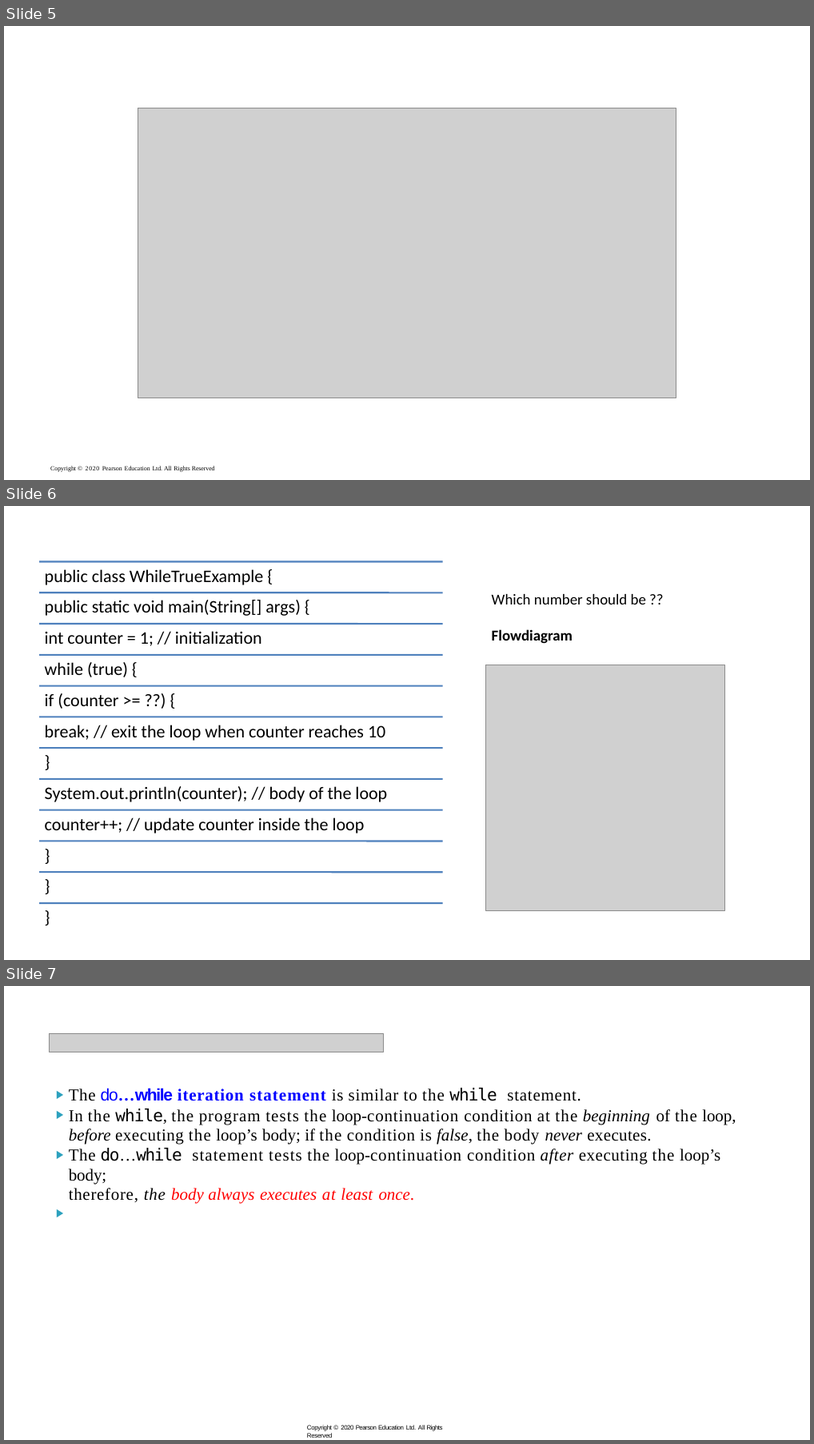
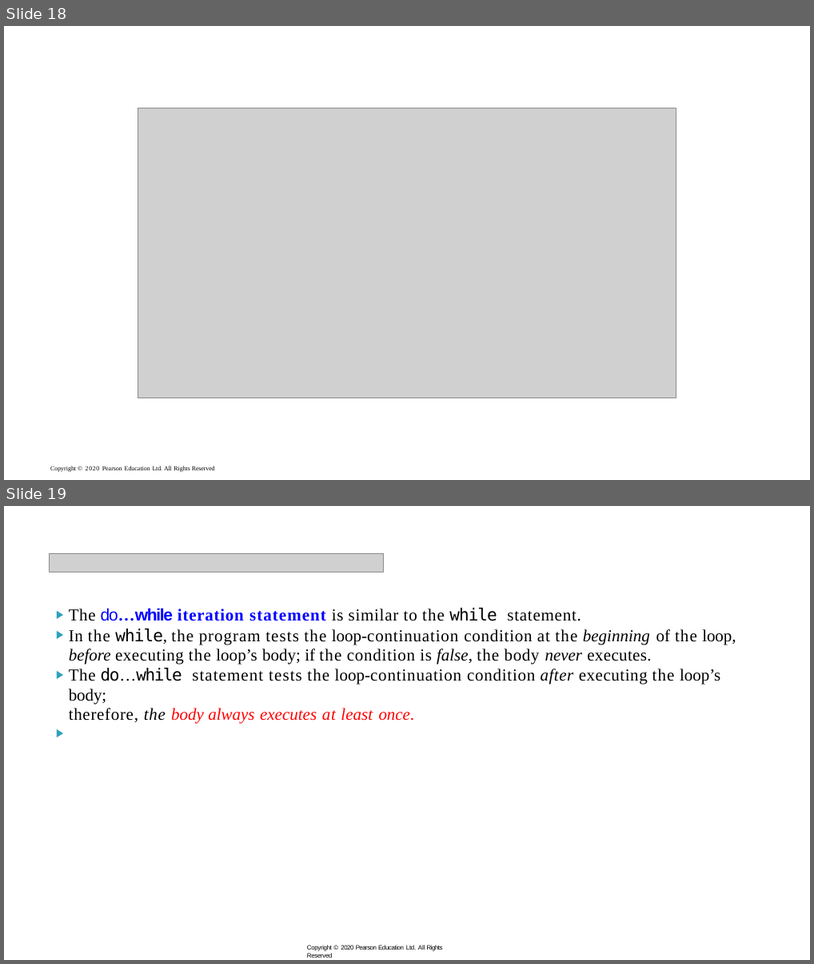
Before and after one commit to xiaoleibi/DMU26, a slide deck: ppt/uge39Loops.pptx. Shown one above the other, each under a label of ours: slides 5, 6 and 7 before the commit, slides 18 and 19 after it. The pictures are 814x1444 and 814x964 pixels, drawn with LibreOffice and Linux fonts; fonts in the diff are those of the drawing; grey boxes stand for pictures. Boxes give left, top, right and bottom in pixels: in the first picture for what was removed or moved away, otherwise in the second. Text is boxed around its words. In the diff, an @@ line names an element or a change of style, - is before the commit and + after.

```diff
--- a/ppt/uge39Loops.pptx
+++ b/ppt/uge39Loops.pptx
@@ slide 6 removed at box(4, 506, 810, 960), background #FFFFFF @@
@@ text removed at box(492, 594, 646, 644) @@
-Which number should be ??
-Flowdiagram
@@ picture removed at box(486, 664, 726, 910) @@
@@ group removed at box(39, 562, 443, 934): 12 lines, 12 texts @@
-public class WhileTrueExample {
-public static void main(String[] args) {
-int counter = 1; // initialization
-while (true) {
-if (counter >= ??) {
-break; // exit the loop when counter reaches 10
-}
-System.out.println(counter); // body of the loop
-counter++; // update counter inside the loop
-}
-}
-}
@@ what was slide 5 is now slide 18 @@
@@ what was slide 7 is now slide 19 @@
```
Also in this commit, not shown: 1 slide changed, 5 slides added, 2 other files.
